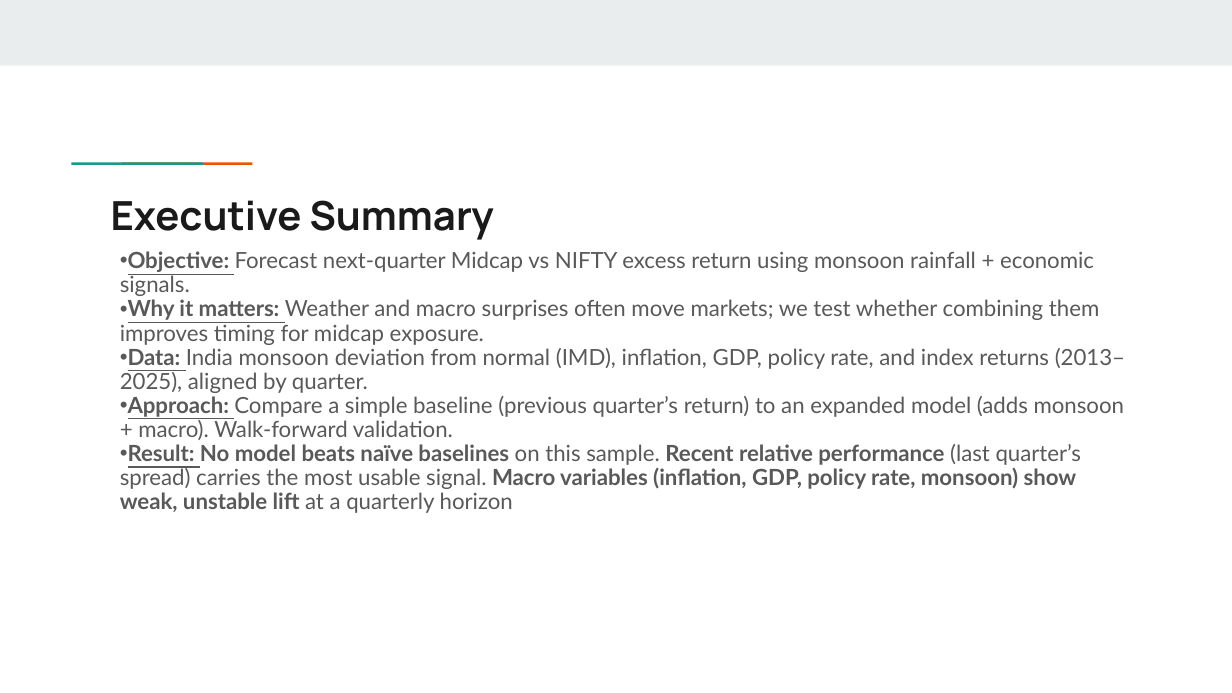
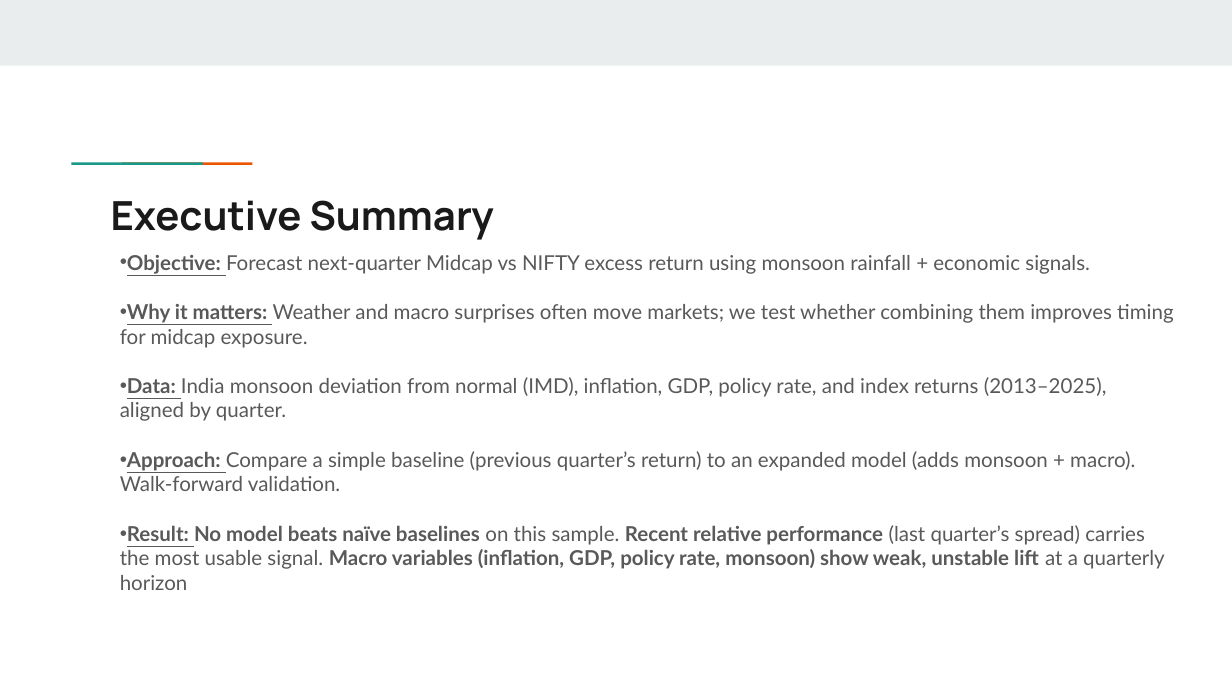
Before and after one commit to abpanic/marketpredict, a slide deck: slide 2 of Abpanick-Final Presentation.pptx. Drawn at 1232x693 pixels with LibreOffice and Linux fonts; fonts in the diff are those of the drawing. Boxes give left, top, right and bottom in pixels: in the first picture for what was removed or moved away, otherwise in the second. Text is boxed around its words. In the diff, an @@ line names an element or a change of style, - is before the commit and + after.

```diff
--- a/Abpanick-Final Presentation.pptx
+++ b/Abpanick-Final Presentation.pptx
@@ text "Objective: Forecast next-quarter Midcap vs ..." at [120,254,1174,590]: size 13 to 12 pt; line spacing 0.9 to 1 @@
```
Also in this commit, not shown: 10 other slides changed, 3 other files.
